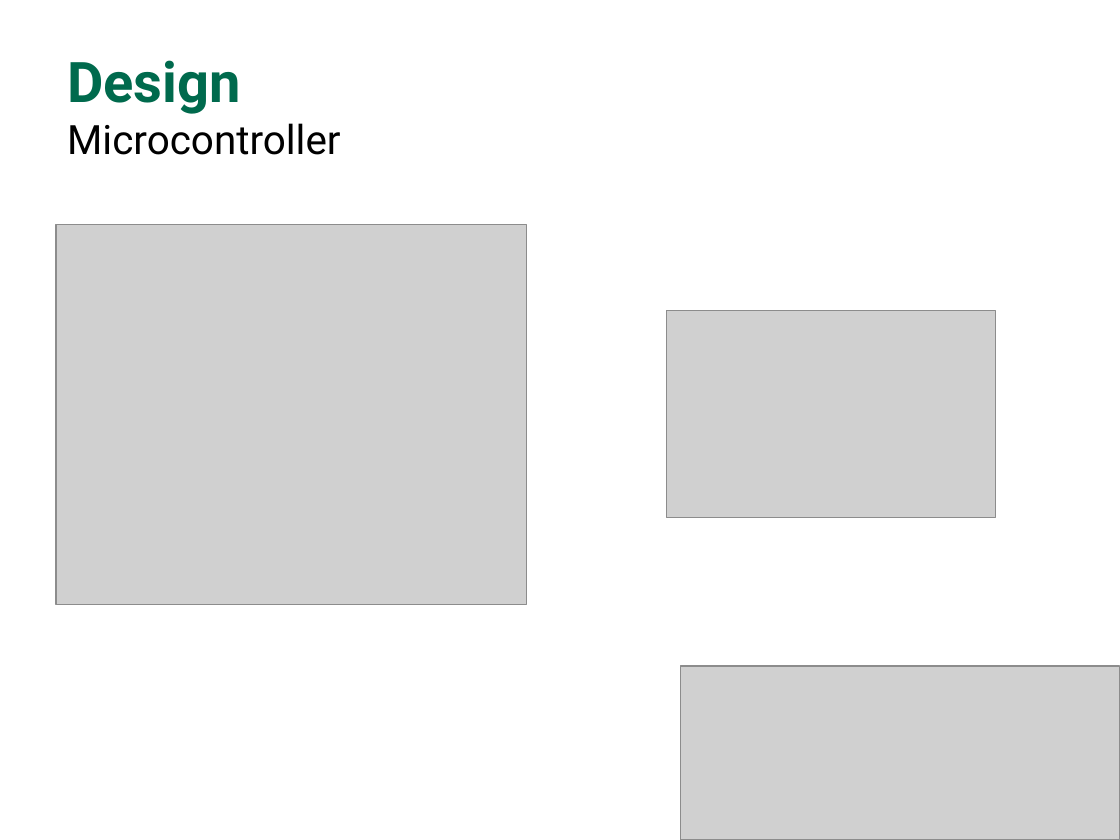
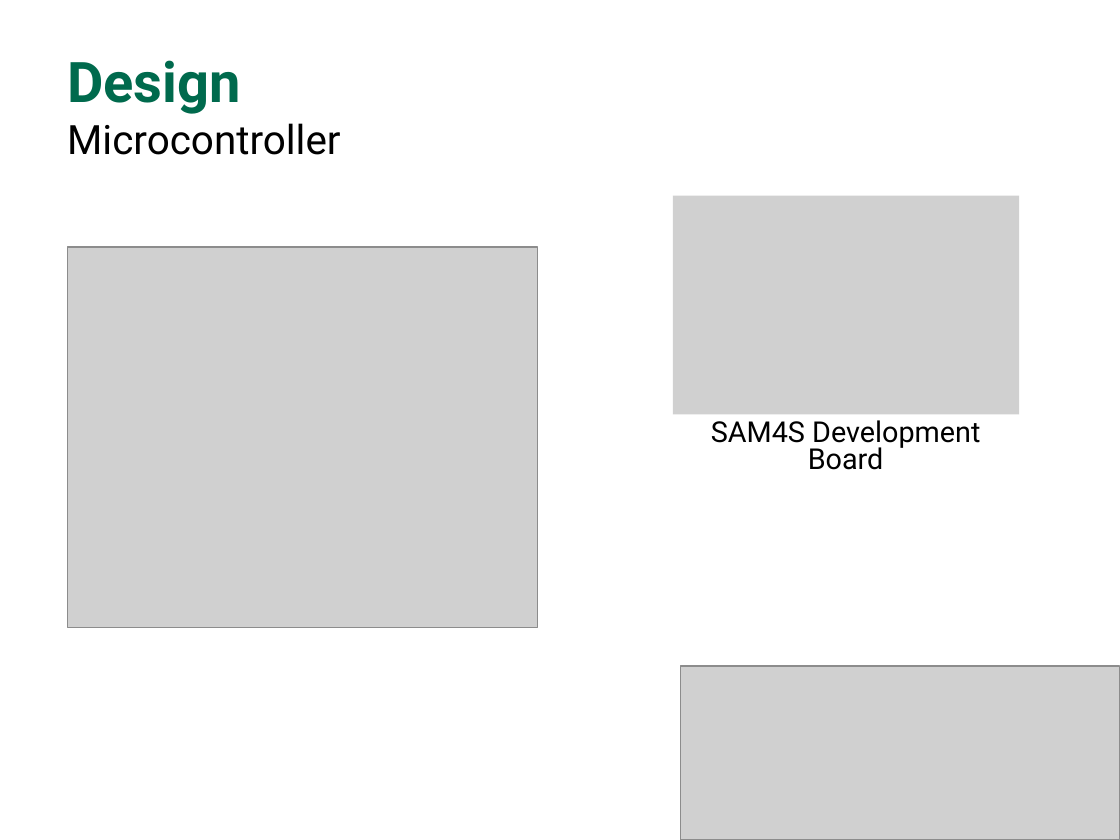
Before and after one commit to WCP52/docs, a slide deck: slide 9 of official/pres/Presentation.odp. Drawn at 1120x840 pixels with LibreOffice and Linux fonts; fonts in the diff are those of the drawing; grey boxes stand for pictures; background and template pictures are left out. Boxes give left, top, right and bottom in pixels: in the first picture for what was removed or moved away, otherwise in the second. Text is boxed around its words. In the diff, an @@ line names an element or a change of style, - is before the commit and + after.

```diff
--- a/official/pres/Presentation.odp
+++ b/official/pres/Presentation.odp
@@ picture: place and size @@
-picture at [666, 310, 995, 517]
+picture at [673, 196, 1019, 414]
@@ picture: place and size @@
-picture at [56, 225, 526, 605]
+picture at [67, 248, 538, 627]
@@ text added at [711, 420, 980, 470], 18.5 pt, text #000000 @@
+SAM4S Development Board
```
Also in this commit, not shown: 5 other slides changed, 1 slide added, 1 slide removed.
